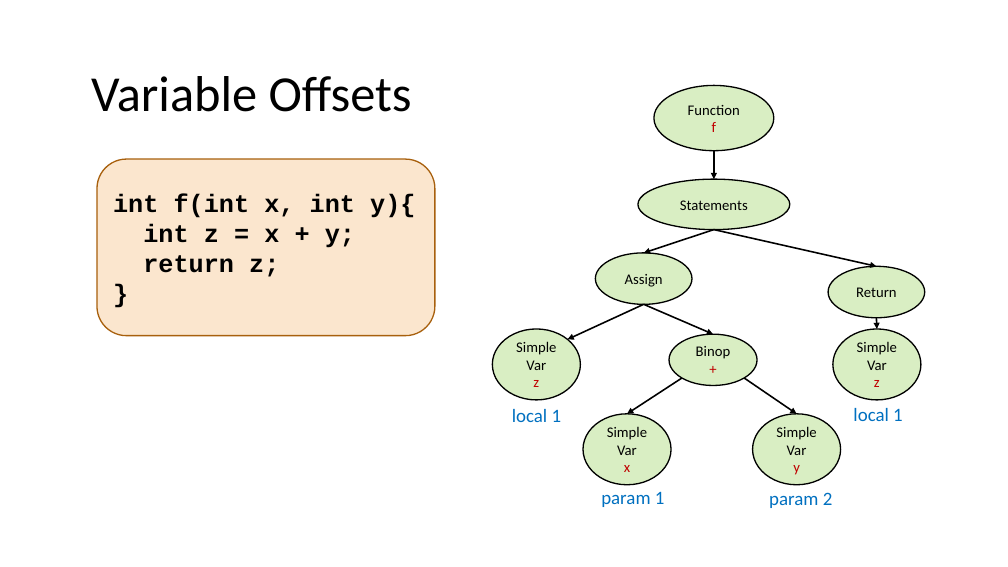
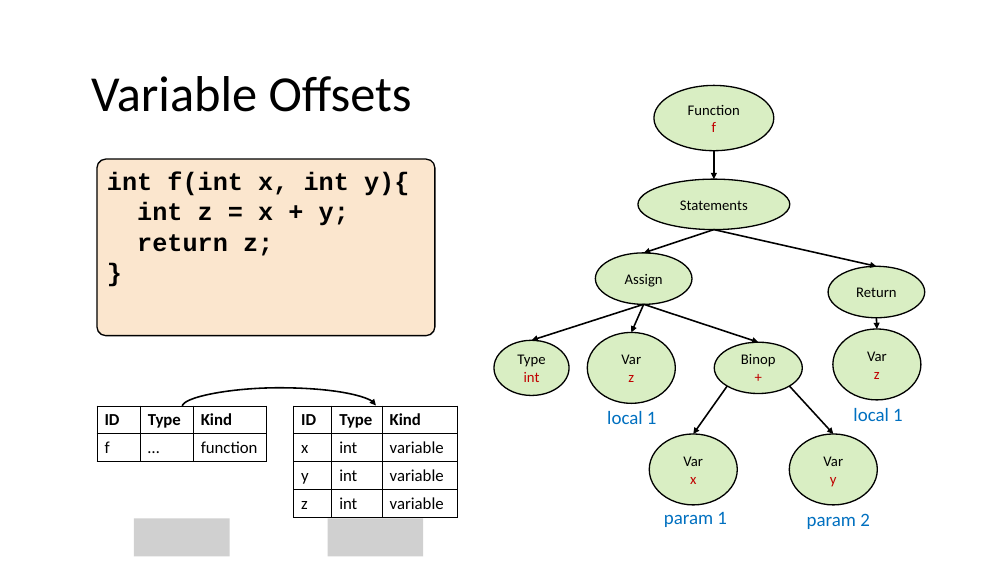
Before and after one commit to nivshani/compilation, a slide deck: slide 174 of slides/semantic.pptx (slide 159 before the commit). Drawn at 1008x567 pixels with LibreOffice and Linux fonts; fonts in the diff are those of the drawing; grey boxes stand for pictures. Boxes give left, top, right and bottom in pixels: in the first picture for what was removed or moved away, otherwise in the second. Text is boxed around its words. In the diff, an @@ line names an element or a change of style, - is before the commit and + after.

```diff
--- a/slides/semantic.pptx
+++ b/slides/semantic.pptx
@@ rounded rectangle "int f(int x, int y){" at (97, 159, 435, 336): vertical alignment middle to top; outline #A9610D 1.25 pt to #000000 1.25 pt; proportions changed @@
@@ arrow added from (644, 305) to (532, 340), #000000 1.5 pt @@
@@ arrow moved from (644, 305) - (568, 340) to (644, 305) - (631, 333) @@
@@ arrow moved from (644, 305) - (713, 334) to (644, 305) - (758, 343) @@
@@ ellipse added at (494, 340, 569, 395), fill #92D050 at 34% opacity, outline #000000 1.25 pt, 14 pt, text #000000 @@
+Type
+int
@@ text in ellipse at (516, 341, 556, 355): paragraph removed @@
-Simple
@@ ellipse "Var": place and size @@
-ellipse "Var" at (492, 329, 580, 400)
+ellipse "Var" at (588, 333, 675, 404)
@@ ellipse "Binop": place and size @@
-ellipse "Binop" at (669, 334, 757, 386)
+ellipse "Binop" at (715, 343, 802, 394)
@@ text in ellipse at (857, 342, 897, 355): paragraph removed @@
-Simple
@@ curved arrow added from (182, 407) to (376, 405), #000000 1.5 pt @@
@@ arrow moved from (682, 378) - (627, 414) to (727, 386) - (693, 434) @@
@@ arrow moved from (744, 378) - (797, 414) to (789, 386) - (833, 434) @@
@@ table added at (97, 406, 266, 461), 2 rows, 3 columns @@
+ID | Type | Kind
+f | … | function
@@ table added at (293, 406, 457, 517), 4 rows, 3 columns @@
+ID | Type | Kind
+x | int | variable
+y | int | variable
+z | int | variable
@@ text "local 1": place and size @@
-text "local 1" at (512, 409, 562, 422)
+text "local 1" at (607, 411, 657, 424)
@@ text in ellipse at (607, 427, 647, 440): paragraph removed @@
-Simple
@@ ellipse "Var": place and size @@
-ellipse "Var" at (583, 414, 671, 485)
+ellipse "Var" at (650, 434, 737, 505)
@@ text in ellipse at (776, 426, 816, 440): paragraph removed @@
-Simple
@@ ellipse "Var": place and size @@
-ellipse "Var" at (753, 414, 841, 485)
+ellipse "Var" at (789, 434, 877, 505)
@@ text "param 1": place and size @@
-text "param 1" at (601, 491, 665, 507)
+text "param 1" at (664, 512, 727, 527)
@@ text "param 2": place and size @@
-text "param 2" at (769, 492, 833, 508)
+text "param 2" at (807, 513, 870, 529)
@@ picture added at (134, 519, 230, 557) @@
@@ picture added at (327, 519, 423, 557) @@
```
Also in this commit, not shown: 20 other slides changed, 28 slides added, 1 other file.
